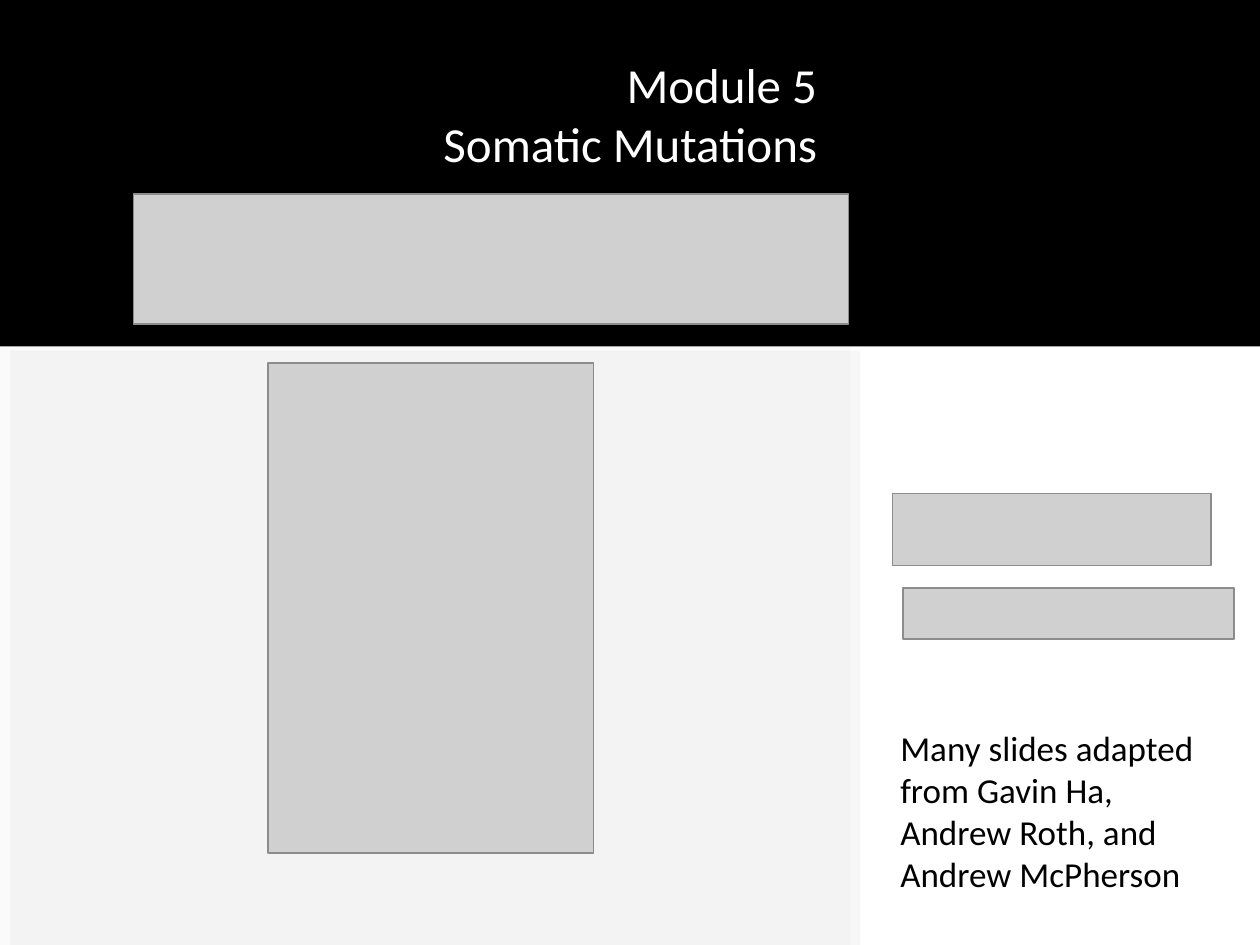
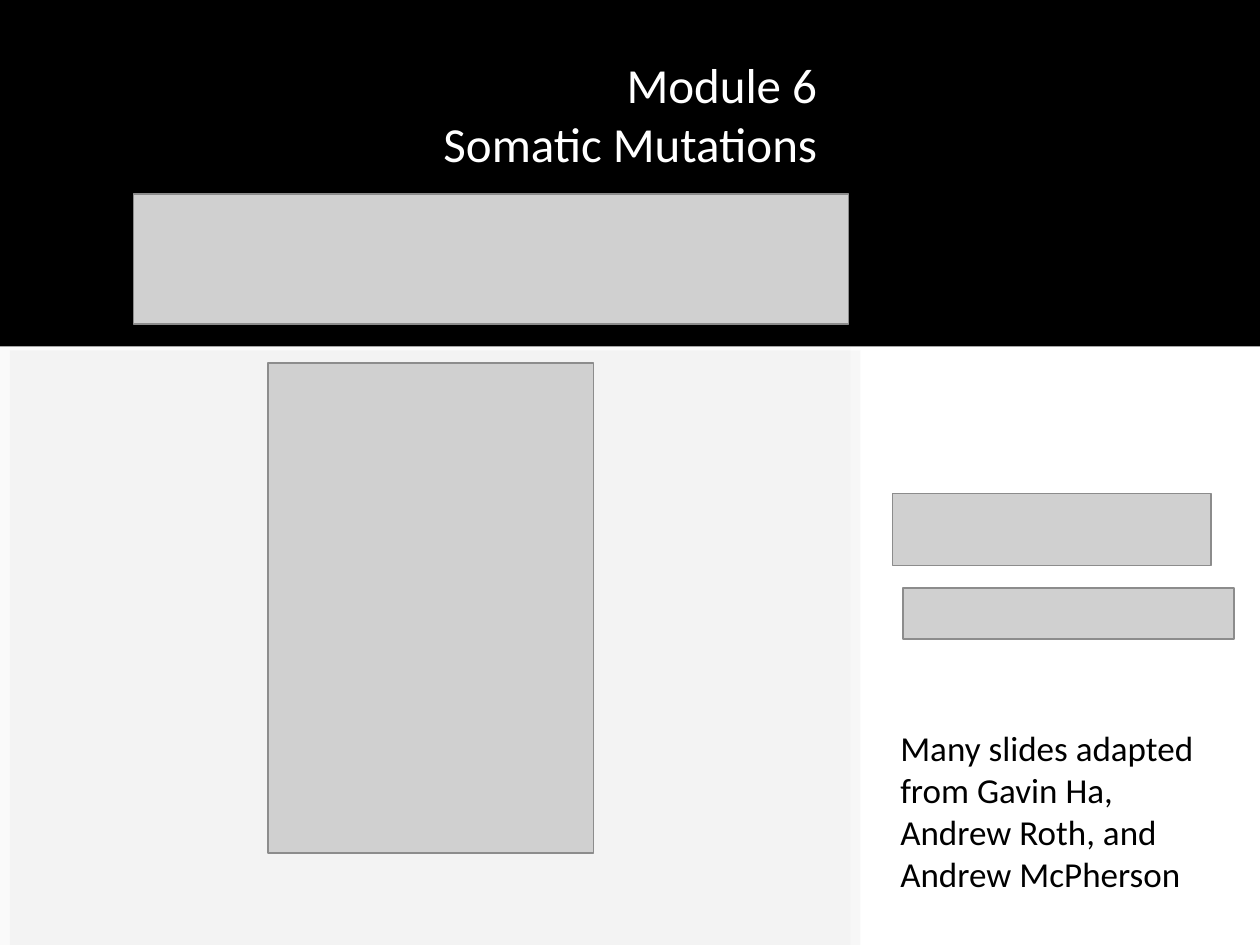
Before and after one commit to tinyheero/BICG-2016, a slide deck: slide 3 of snvs/content/BiCG_2014_Module6_Lab_shah.ppt. Drawn at 1260x945 pixels with LibreOffice and Linux fonts; fonts in the diff are those of the drawing; grey boxes stand for pictures; background and template pictures are left out. Boxes give left, top, right and bottom in pixels: in the first picture for what was removed or moved away, otherwise in the second. Text is boxed around its words. In the diff, an @@ line names an element or a change of style, - is before the commit and + after.

```diff
--- a/snvs/content/BiCG_2014_Module6_Lab_shah.ppt
+++ b/snvs/content/BiCG_2014_Module6_Lab_shah.ppt
@@ text at bbox=[627, 69, 817, 104]: text changed @@
-Module 5
+Module 6
```
Also in this commit, not shown: 8 other slides changed, 3 slides added, 6 slides removed, 1 other file.
